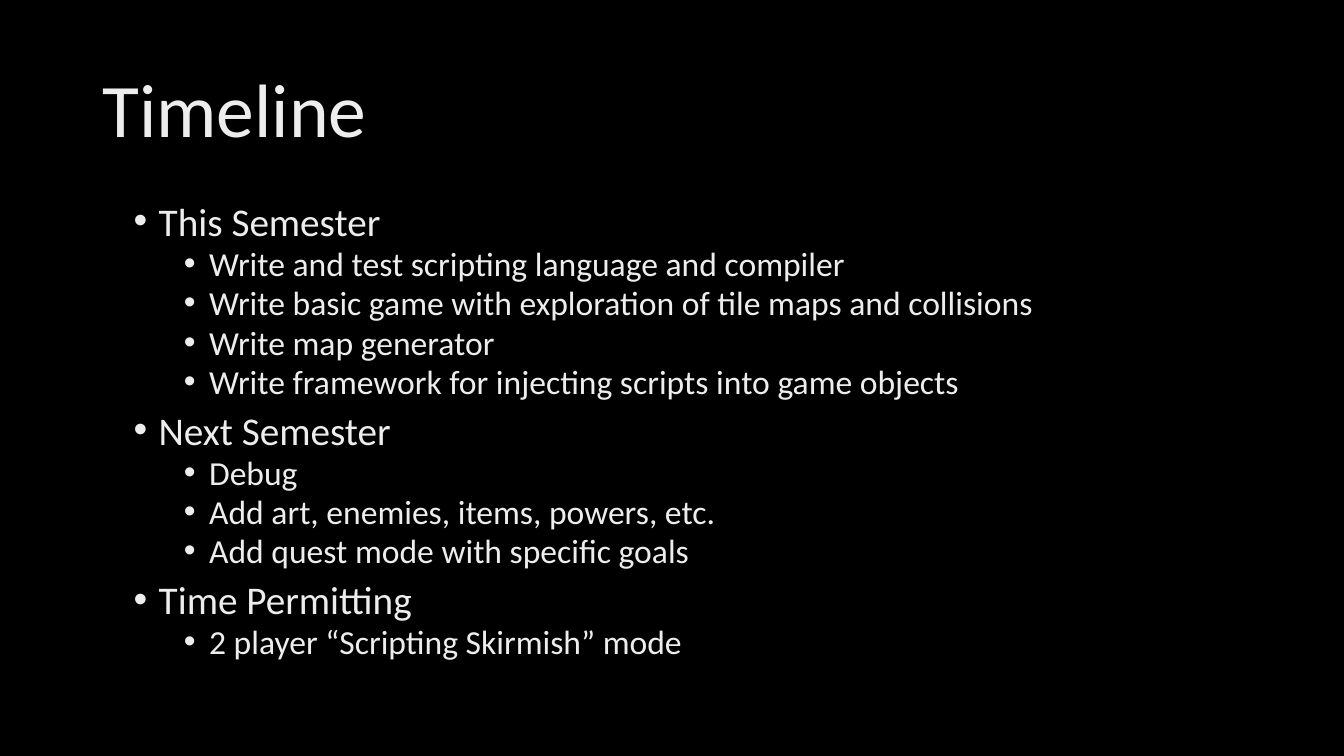
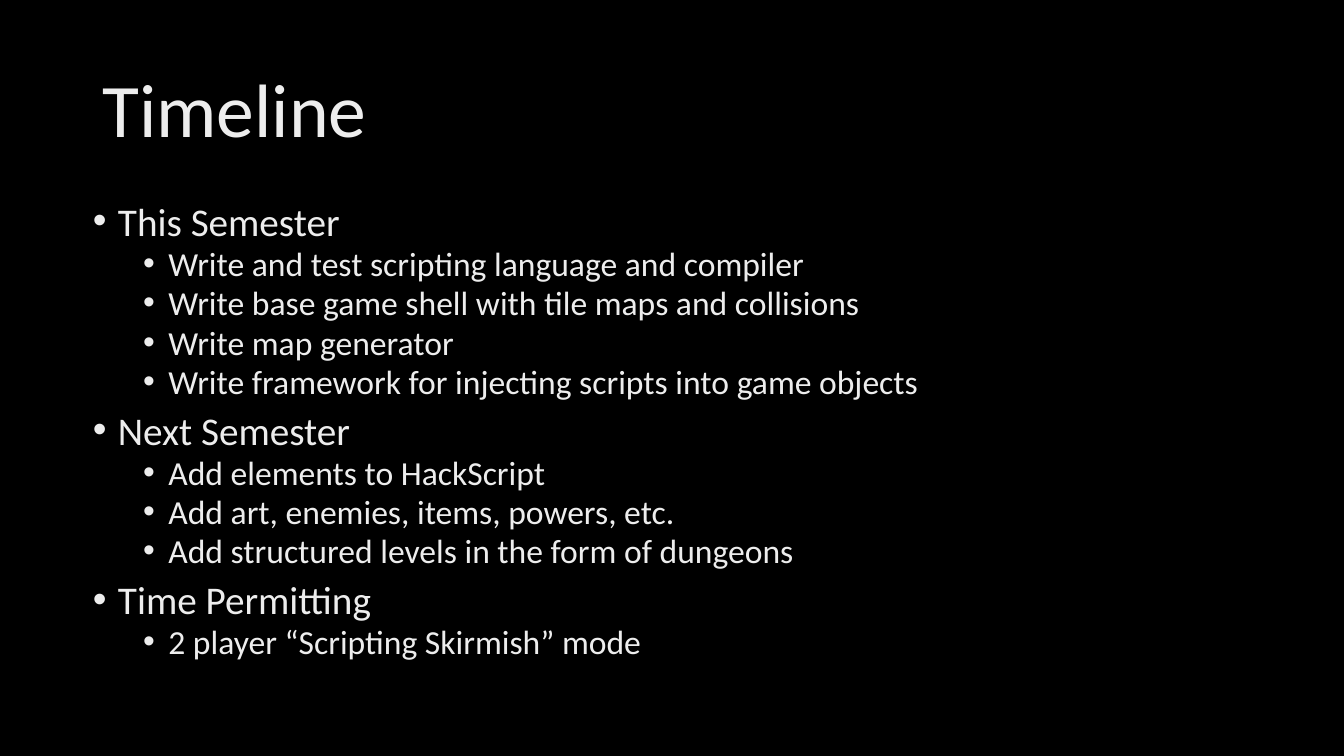
Before and after one commit to HackSlash581/LAMDAQuest, a slide deck: slide 11 of docs/LAMDAQuest.pptx (slide 7 before the commit). Drawn at 1344x756 pixels with LibreOffice and Linux fonts; fonts in the diff are those of the drawing; background and template pictures are left out. Boxes give left, top, right and bottom in pixels: in the first picture for what was removed or moved away, otherwise in the second. Text is boxed around its words. In the diff, an @@ line names an element or a change of style, - is before the commit and + after.

```diff
--- a/docs/LAMDAQuest.pptx
+++ b/docs/LAMDAQuest.pptx
@@ text "This Semester": place and size @@
-text "This Semester" at <box>159,208,1032,660</box>
+text "This Semester" at <box>118,208,918,660</box>
@@ text at <box>168,291,859,321</box>: text changed @@
-  • Write basic game with exploration of tile maps and collisions
+  • Write base game shell with tile maps and collisions
@@ text at <box>168,461,545,491</box>: text changed @@
-  • Debug
+  • Add elements to HackScript
@@ text at <box>168,539,794,569</box>: text changed @@
-  • Add quest mode with specific goals
+  • Add structured levels in the form of dungeons
```
Also in this commit, not shown: 4 other slides changed, 3 slides added.
